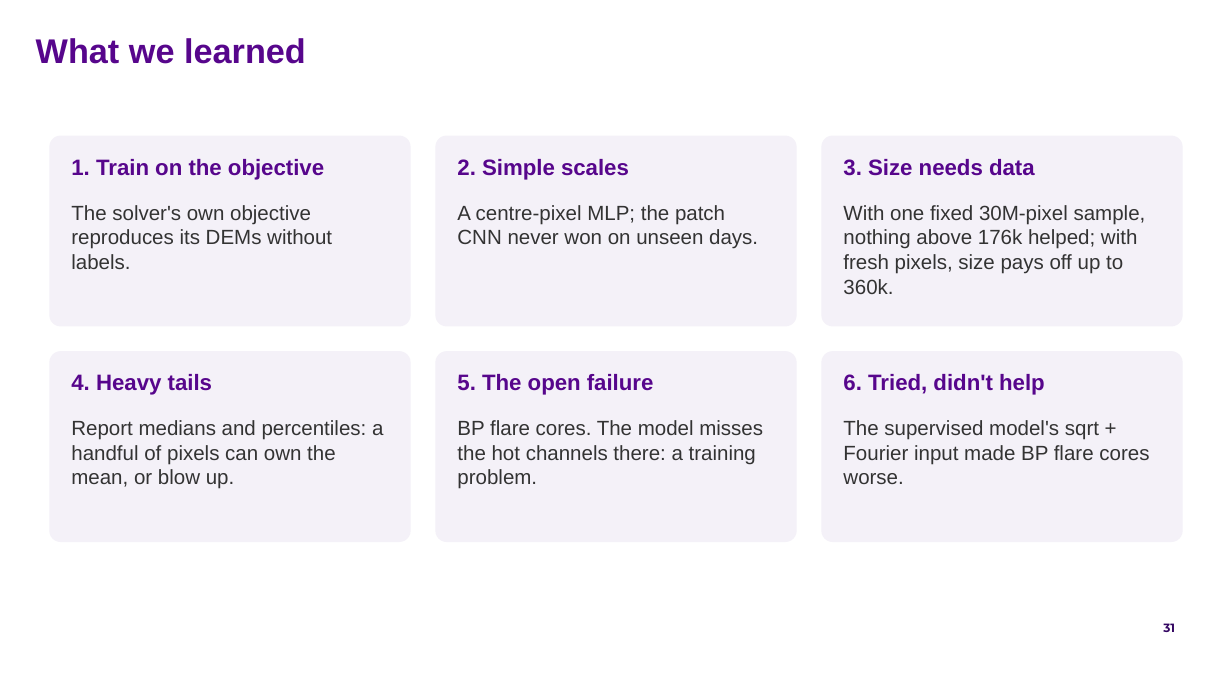
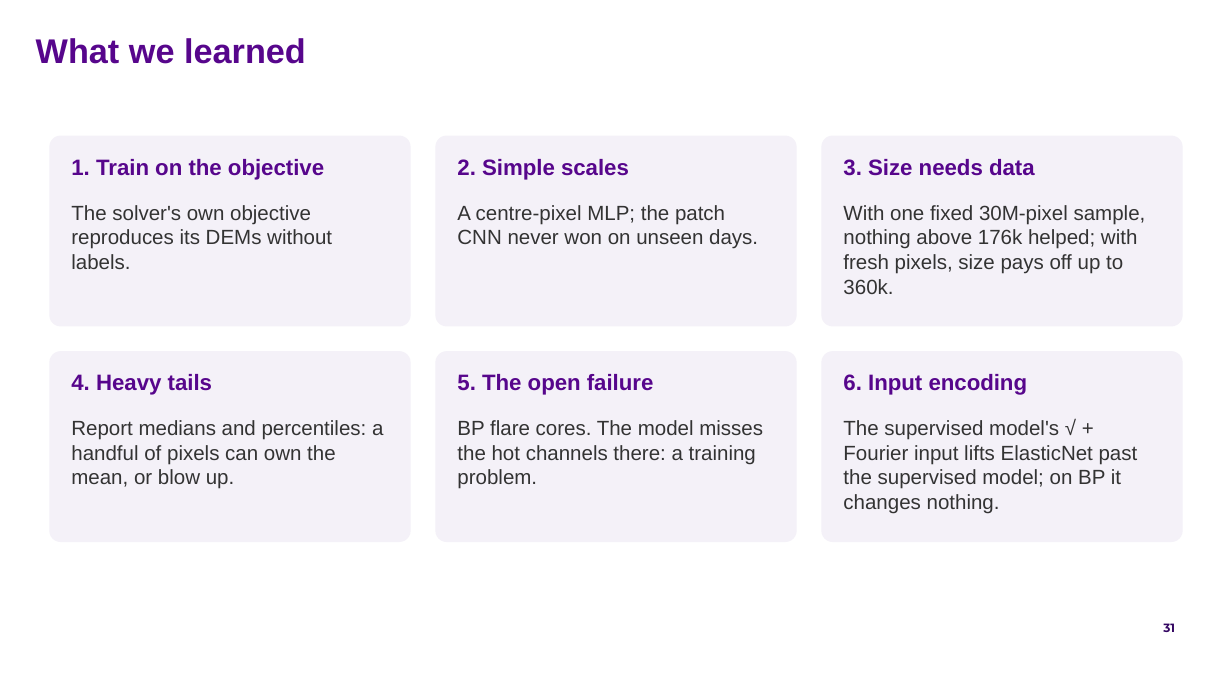
Before and after one commit to FruitPnchSamuraiG/solar-dem-inversion, a slide deck: slide 31 of slides/DEM_deck_v2.pptx. Drawn at 1232x693 pixels with LibreOffice and Linux fonts; fonts in the diff are those of the drawing; background and template pictures are left out. Boxes give left, top, right and bottom in pixels: in the first picture for what was removed or moved away, otherwise in the second. Text is boxed around its words. In the diff, an @@ line names an element or a change of style, - is before the commit and + after.

Commit message:
slides + results: ElasticNet takes the sqrt + Fourier input; BP keeps log1p
On the 360k models, sqrt + Fourier input wins ElasticNet's validation (0.0533
vs 0.0575) and beats the supervised model on every headline metric; on BP it
ties on validation (2.1472 vs 2.1478) and does not help flare cores, so BP
keeps log1p. The final-model folder, figures and deck follow.

```diff
--- a/slides/DEM_deck_v2.pptx
+++ b/slides/DEM_deck_v2.pptx
@@ text at (843,374,1028,395): text changed @@
-6. Tried, didn't help
+6. Input encoding
@@ text at (843,420,1138,514): text changed @@
-The supervised model's sqrt + Fourier input made BP flare cores worse.
+The supervised model's √ + Fourier input lifts ElasticNet past the supervised model; on BP it changes nothing.
```
Also in this commit, not shown: 7 other slides changed, 18 other files.
